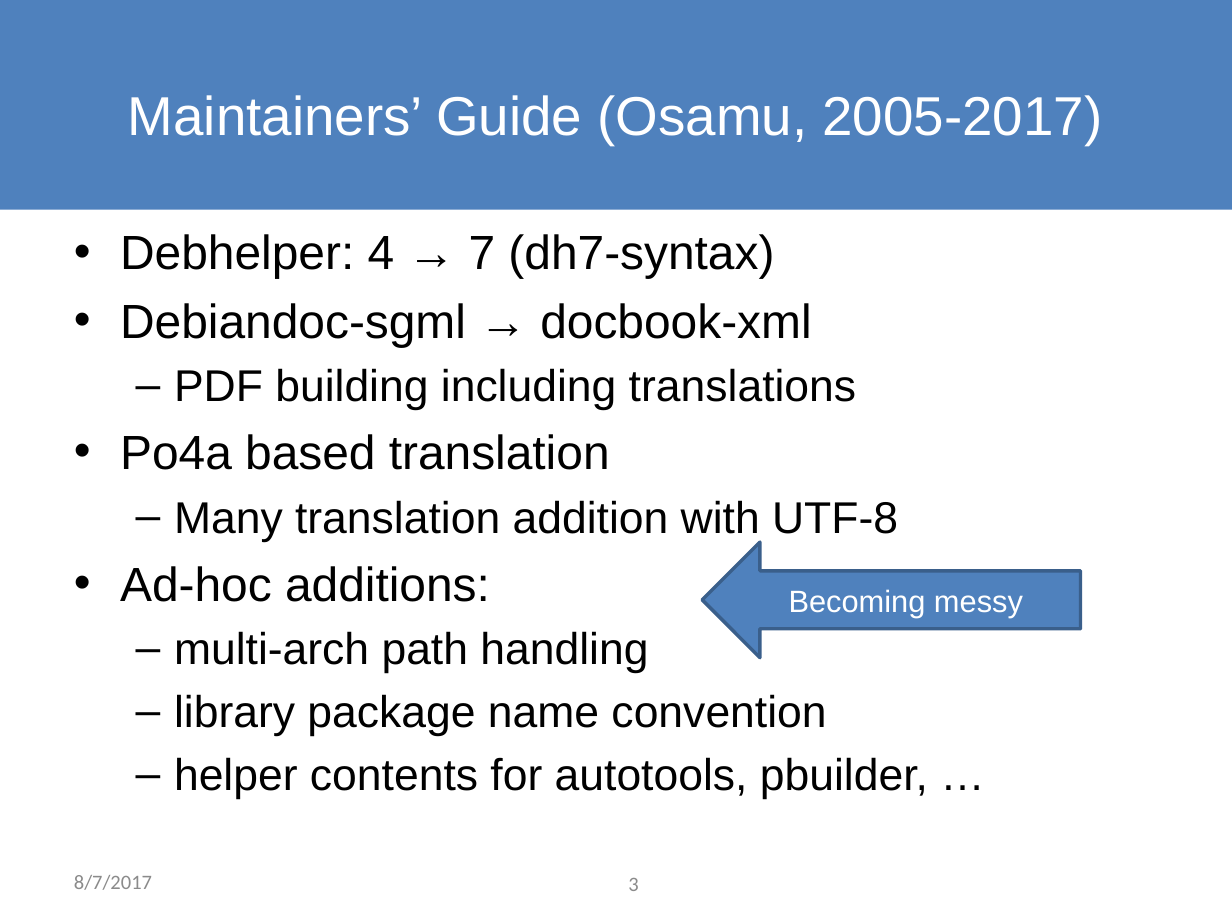
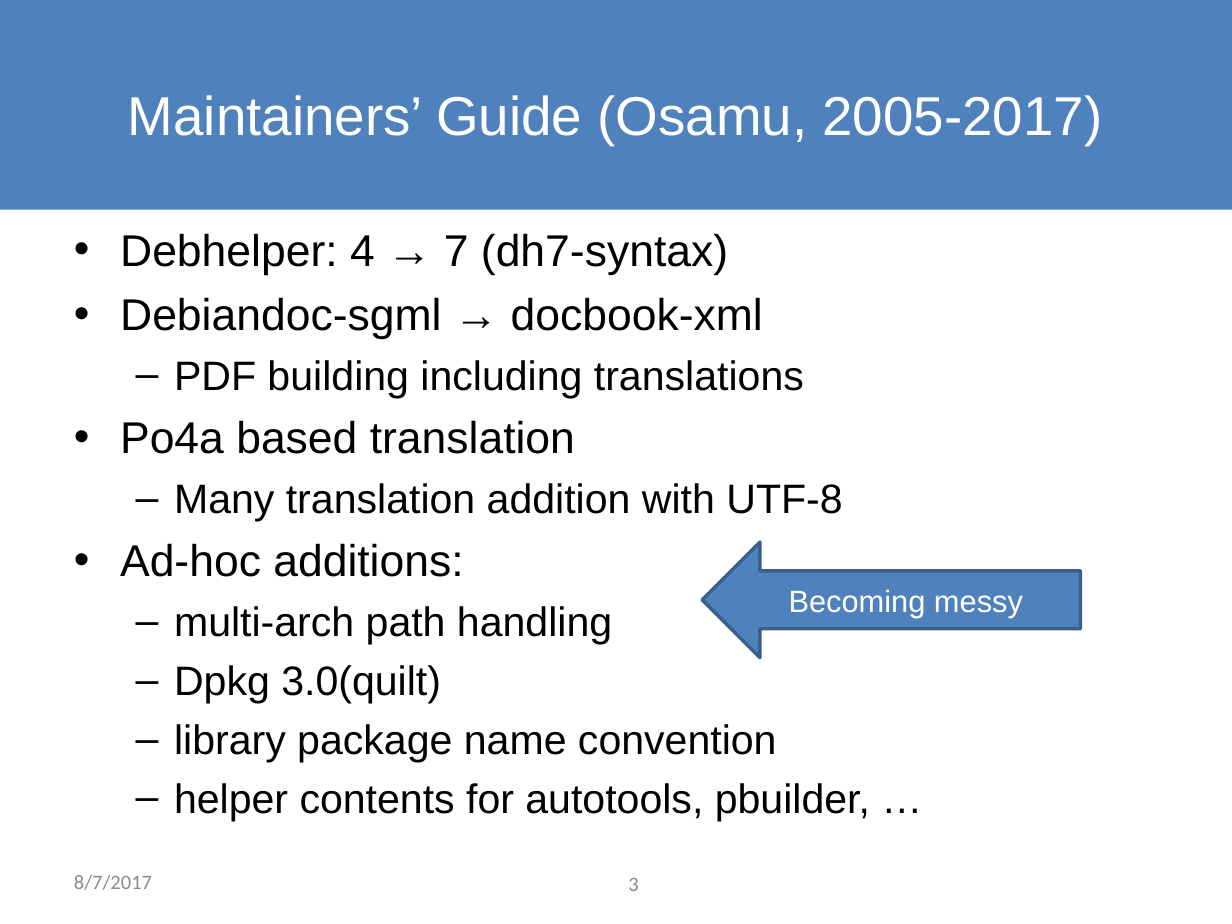
Before and after one commit to osamuaoki/Debconf17-MG-DEP-5, a slide deck: slide 3 of MG-DEP-5.odp. Drawn at 1232x924 pixels with LibreOffice and Linux fonts; fonts in the diff are those of the drawing; background and template pictures are left out. Boxes give left, top, right and bottom in pixels: in the first picture for what was removed or moved away, otherwise in the second. Text is boxed around its words. In the diff, an @@ line names an element or a change of style, - is before the commit and + after.

```diff
--- a/MG-DEP-5.odp
+++ b/MG-DEP-5.odp
@@ text at (x1=120, y1=233, x2=870, y2=821): size 28 to 26 pt in "Debhelper: 4 → 7 (dh7-syntax)", "Debiandoc-sgml → docbook-xml", "Po4a based translation", "Ad-hoc additions:"; size 26 to 24 pt in "PDF building including translations", "Many translation addition with UTF-8", "multi-arch path handling", "library package name convention" and 1 more places @@
@@ text at (x1=174, y1=665, x2=441, y2=703): paragraph added @@
+  – Dpkg 3.0(quilt)
```
Also in this commit, not shown: 4 other slides changed.
